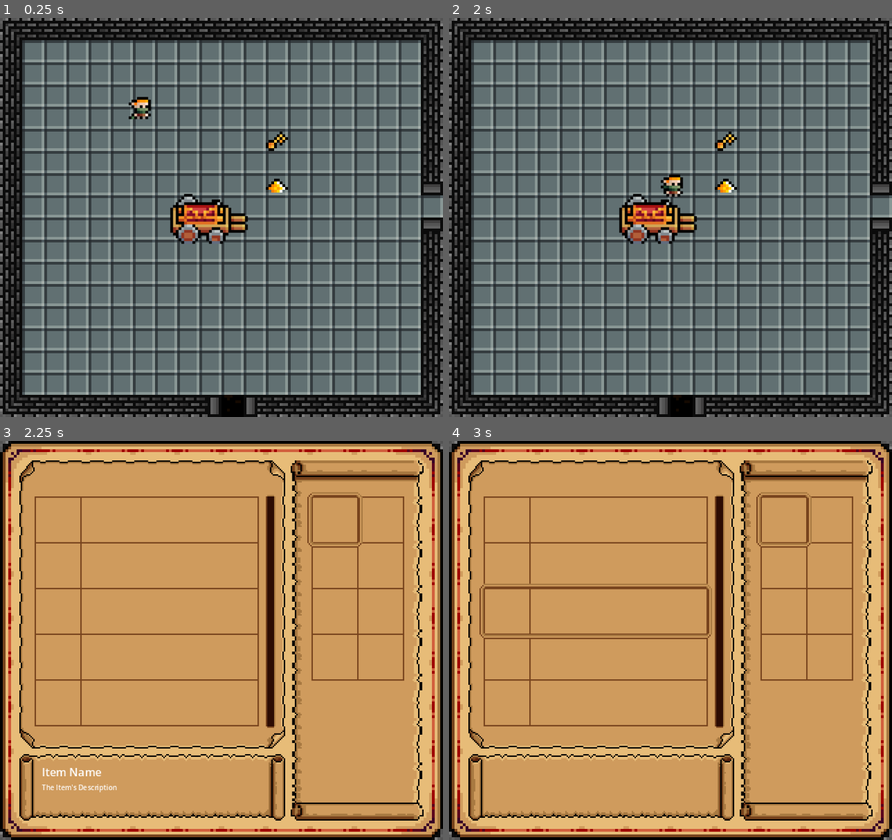
Above: before the commit, frames 1-4 (two rows, left to right).
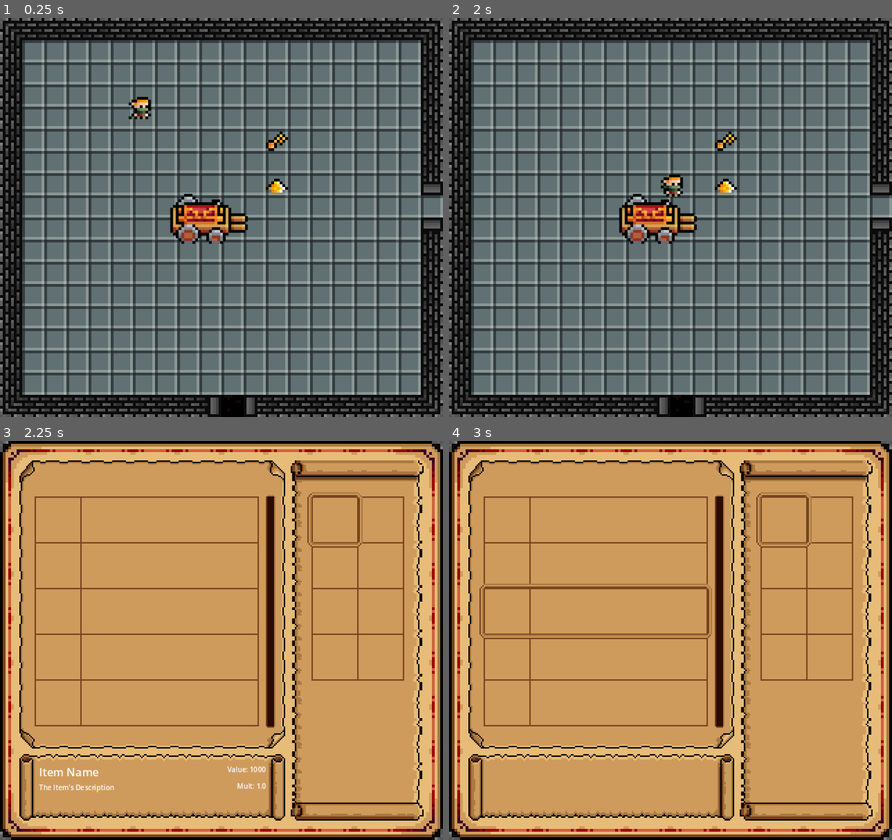
Above: after the commit, the same moments.

Repository: jcarvajal288/dungeon-looter
Game: Godot game, scene res://main.tscn
Same seed, same stepped clock (60 frames per second), same inputs: the game is played once before the commit and once after it.
Inputs:
- Up to frame 1 (0.25 s): no input
- Up to frame 2 (2 s): tap Enter at 0.5 s; hold Right (ui_right) 0.53-1.28 s; hold Z (interact) 0.53-1.28 s; hold Down (ui_down) from 1.28 s (still down); tap Z (interact) at 1.35 s
- Up to frame 3 (2.25 s): release Down (ui_down) at 2.03 s; hold Right (ui_right) from 2.03 s (still down); hold Z (interact) from 2.03 s (still down)
- Up to frame 4 (3 s): tap Space at 2.75 s; release Right (ui_right) at 2.78 s; release Z (interact) at 2.78 s; hold Up (ui_up) from 2.78 s (still down); tap Z (interact) at 2.85 s

Frames 1-2 are identical in both runs. In frame 3, 0.4% of the frame differs, in the area x 8-61%, y 81-89%; in frame 4, nothing differs.

Commit message:
Add item value and mult to ItemInfo in StorageBoxScreen

Diff:
--- a/Items/GoldPile/GoldPileData.tres
+++ b/Items/GoldPile/GoldPileData.tres
@@ -9,6 +9,7 @@
 name = "Gold"
 description = "A pile of gold coins"
 value = 2000
+multiplier = 1.1
 small_icon = ExtResource("3_hj102")
 large_icon = ExtResource("1_351ma")
 metadata/_custom_type_script = "uid://c033c2hyxuv6k"
--- a/UI/InventoryScreen/ItemInfo.tscn
+++ b/UI/InventoryScreen/ItemInfo.tscn
@@ -6,16 +6,43 @@
 [sub_resource type="LabelSettings" id="LabelSettings_2jkk4"]
 font_size = 5
 
-[node name="ItemInfo" type="VBoxContainer" unique_id=669613231]
-custom_minimum_size = Vector2(160, 32)
+[sub_resource type="LabelSettings" id="LabelSettings_uufn1"]
+font_size = 5
+
+[sub_resource type="LabelSettings" id="LabelSettings_utbwf"]
+font_size = 5
+
+[node name="ItemInfo" type="HBoxContainer" unique_id=1452221066]
+offset_right = 160.0
+offset_bottom = 32.0
+
+[node name="LeftSide" type="VBoxContainer" parent="." unique_id=669613231]
+custom_minimum_size = Vector2(120, 32)
+layout_mode = 2
 theme_override_constants/separation = 1
 
-[node name="Name" type="Label" parent="." unique_id=1345911346]
+[node name="Name" type="Label" parent="LeftSide" unique_id=1345911346]
 layout_mode = 2
 text = "Item Name"
 label_settings = SubResource("LabelSettings_qdspn")
 
-[node name="Description" type="Label" parent="." unique_id=1626916096]
+[node name="Description" type="Label" parent="LeftSide" unique_id=1626916096]
 layout_mode = 2
 text = "The Item's Description"
 label_settings = SubResource("LabelSettings_2jkk4")
+
+[node name="RightSide" type="VBoxContainer" parent="." unique_id=605837208]
+custom_minimum_size = Vector2(40, 32)
+layout_mode = 2
+
+[node name="Value" type="Label" parent="RightSide" unique_id=1481169938]
+layout_mode = 2
+text = "Value: 1000"
+label_settings = SubResource("LabelSettings_uufn1")
+horizontal_alignment = 2
+
+[node name="Multiplier" type="Label" parent="RightSide" unique_id=1431922135]
+layout_mode = 2
+text = "Mult: 1.0"
+label_settings = SubResource("LabelSettings_utbwf")
+horizontal_alignment = 2
--- a/UI/InventoryScreen/item_info.gd
+++ b/UI/InventoryScreen/item_info.gd
@@ -1,11 +1,15 @@
-extends VBoxContainer
+extends HBoxContainer
 
 
 func update(inventory_item: InventoryItem) -> void:
 	if inventory_item:
 		var item_data = inventory_item.item_data
-		$Name.text = item_data.name
-		$Description.text = item_data.description
+		$LeftSide/Name.text = item_data.name
+		$LeftSide/Description.text = item_data.description
+		$RightSide/Value.text = str(item_data.value)
+		$RightSide/Multiplier.text = str(item_data.multiplier)
 	else:
-		$Name.text = ""
-		$Description.text = ""
+		$LeftSide/Name.text = ""
+		$LeftSide/Description.text = ""
+		$RightSide/Value.text = ""
+		$RightSide/Multiplier.text = ""
--- a/UI/StorageBoxScreen/StorageBoxScreen.tscn
+++ b/UI/StorageBoxScreen/StorageBoxScreen.tscn
@@ -85,9 +85,9 @@
 
 [node name="ItemInfo" parent="Control" unique_id=669613231 instance=ExtResource("10_krqbg")]
 layout_mode = 0
-offset_left = 30.0
+offset_left = 28.0
 offset_top = 233.0
-offset_right = 190.0
+offset_right = 192.0
 offset_bottom = 265.0
 script = ExtResource("11_lyvcn")
 
--- a/UI/StorageBoxScreen/storage_box_screen.gd
+++ b/UI/StorageBoxScreen/storage_box_screen.gd
@@ -44,19 +44,15 @@
 func _input(event: InputEvent) -> void:
 	match current_state:
 		MenuState.SELECTING_INVENTORY:
-			print("SELECTING_INVENTORY")
 			handle_inventory_selection(event)
 			var slot_index = selected_inventory_slot.y * 2 + selected_inventory_slot.x
 			item_info.update(inventory.items[slot_index])
 		MenuState.SELECTING_STORAGE:
-			print("SELECTING_STORAGE")
 			handle_storage_selection(event)
 			item_info.update(storage.items[storage_grid.selected_storage_index()])
 		MenuState.MOVING_TO_INVENTORY:
-			print("MOVING_TO_INVENTORY")
 			handle_inventory_selection(event)
 		MenuState.MOVING_TO_STORAGE:
-			print("MOVING_TO_STORAGE")
 			handle_moving_to_storage(event)
 	var new_x = INVENTORY_TOP_LEFT.x + selected_inventory_slot.x * INVENTORY_SELECTOR_SIDE
 	var new_y = INVENTORY_TOP_LEFT.y + selected_inventory_slot.y * INVENTORY_SELECTOR_SIDE
